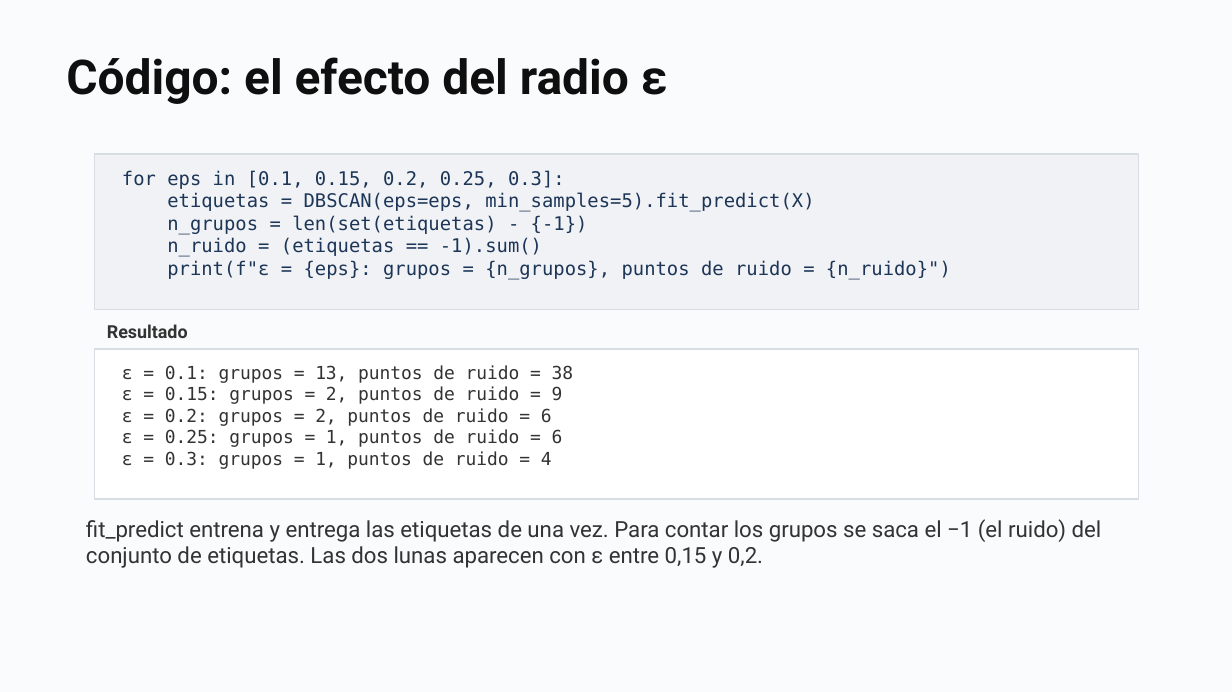
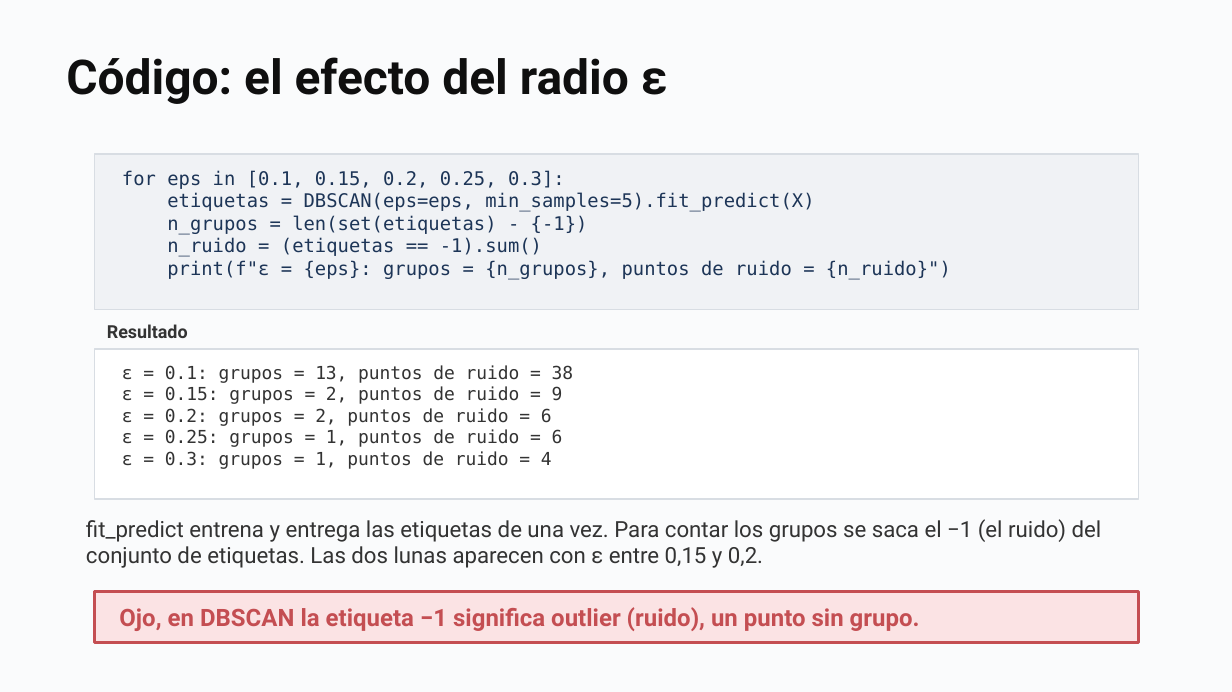
Before and after one commit to daniopitz/cienciadatos, a slide deck: slide 36 of presentaciones/clase09_clustering.pptx (slide 42 before the commit). Drawn at 1232x692 pixels with LibreOffice and Linux fonts; fonts in the diff are those of the drawing. Boxes give left, top, right and bottom in pixels: in the first picture for what was removed or moved away, otherwise in the second. Text is boxed around its words. In the diff, an @@ line names an element or a change of style, - is before the commit and + after.

```diff
--- a/presentaciones/clase09_clustering.pptx
+++ b/presentaciones/clase09_clustering.pptx
@@ rectangle added at [95,591,1138,643], fill #FBE3E4, outline #C44E52 1.75 pt, 14 pt, text #C44E52, bold @@
+Ojo, en DBSCAN la etiqueta −1 significa outlier (ruido), un punto sin grupo.
```
Also in this commit, not shown: 2 other slides changed, 6 slides removed, 2 other files.
